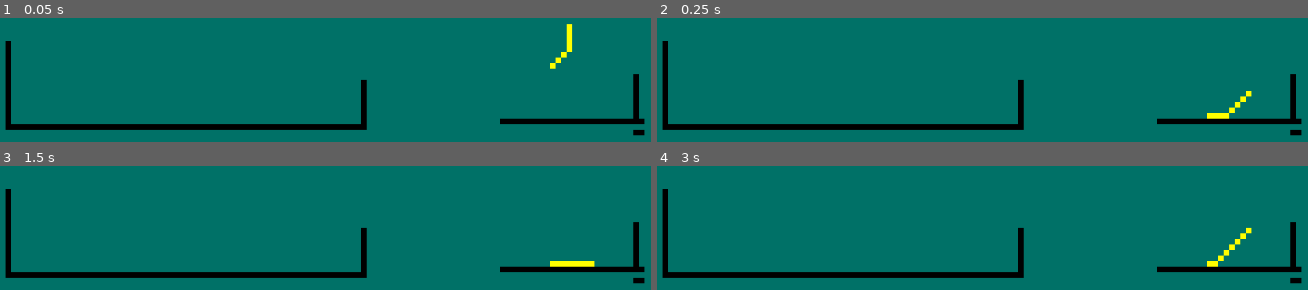
Above: before the commit, frames 1-4 (two rows, left to right).
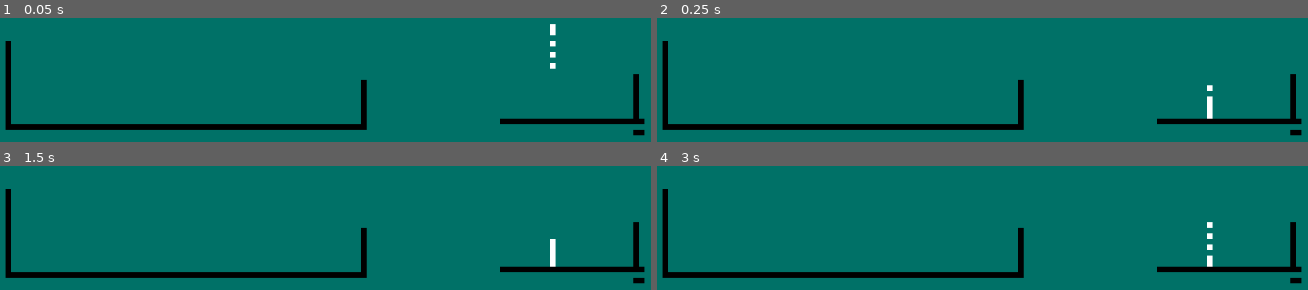
Above: after the commit, the same moments.

Repository: RaddCoder76/4.0SandSIm
Game: Godot game, scene res://Scenes/Main.tscn
Two runs of this game, one before a commit and one after it. Both use one fixed random seed, a clock stepped at 60 frames per second and the inputs below.
Inputs:
- Up to frame 1 (0.05 s): no input
- Up to frame 2 (0.25 s): no input
- Up to frame 3 (1.5 s): tap Q (q) at 0.6, 1.35 s; tap Enter at 1.25 s
- Up to frame 4 (3 s): tap R (Restart) at 2, 2.75 s; tap Q (q) at 2.1, 2.85 s

The runs differ from the first frame. In frame 1, 0.6% of the frame differs, in the area x 84-89%, y 4-42%; in frame 2, 0.5%; in frame 3, 0.5%; in frame 4, 0.5%.

Commit message:
Last Sec Cjange

Diff:
--- a/Sand Sim/Scenes/Main.tscn
+++ b/Sand Sim/Scenes/Main.tscn
@@ -641,12 +641,3 @@
 
 [node name="Particle44" parent="." instance=ExtResource("1_6l82e")]
 position = Vector2(796, 468)
-
-[node name="Particle45" parent="." instance=ExtResource("1_6l82e")]
-position = Vector2(796, 460)
-
-[node name="Particle46" parent="." instance=ExtResource("1_6l82e")]
-position = Vector2(796, 452)
-
-[node name="Particle47" parent="." instance=ExtResource("1_6l82e")]
-position = Vector2(796, 444)
--- a/Sand Sim/Scenes/Particles/Particle.gd
+++ b/Sand Sim/Scenes/Particles/Particle.gd
@@ -42,9 +42,9 @@
 	var posList = [Vector2(position.x, position.y + Global.SIZE), Vector2(position.x + Global.SIZE , position.y + Global.SIZE),
 	Vector2(position.x - Global.SIZE , position.y + Global.SIZE)]
 	var result = CheckPos(posList)
-	if result[0] == false:
+	if result[0][0]:
 		print(result)
-		Move(result[1])
+		Move(result[0][1])
 
 func Move(_pos = Vector2()):
 	timeSinceLastMove = 0
@@ -70,9 +70,10 @@
 
 
 #COMPLETE
-#return [[true, particleType] if hit, [false] if no hit
+#takes in a list of vector2s and return a list that: [[true/false, position/whatIHit]]
 func CheckPos(_listOfPos = [Vector2()], _exclude = [self]):
-	var lastThingIHit = null
+	var whatIHit = null
+	var returnList = []
 	for _pos in _listOfPos:
 		var _point = PhysicsPointQueryParameters2D.new()
 		_point.collide_with_areas = true
@@ -82,11 +83,13 @@
 
 
 		var result = get_world_2d().direct_space_state.intersect_point(_point, 32)
-		if result.size() == 0: #did not detect them
-			return [false, _pos]
-		else:# Hit something
-			lastThingIHit = result[0].collider
-	return [true, lastThingIHit]
+		if result.size() > 0:
+			print([false, result[0].collider])
+			returnList.append([false, result[0].collider])
+		else:
+			returnList.append([true, _pos])
+
+	return returnList
 
 
 
@@ -95,13 +98,14 @@
 
 
 func DebugDisplay():
-	#print(CheckPos(position))
-	if CheckPos(position)[1]:
-		modulate = Color.BLACK
-	elif timeSinceLastMove >= Global.MOVEBUFFER:
-		modulate = Color.RED
-	elif !CheckPos(position)[1]:
-		modulate = Color.YELLOW
+	var results = CheckPos(position)
+	#print(results)
+	#if !results[0]:
+	#	modulate = Color.BLACK
+	#elif timeSinceLastMove >= Global.MOVEBUFFER:
+	#	modulate = Color.RED
+	#elif results[0]:
+	#	modulate = Color.YELLOW
 		#modulate.h = rnd.randi_range(0, 66)
 		#modulate.s = 100
 		#modulate.v = 100
